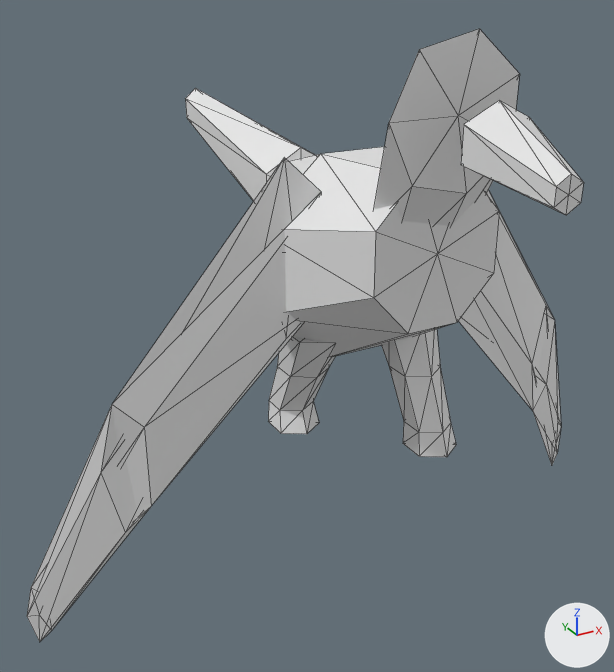
Renders of the OBJ model data/animals/sanhaco/walk/6.obj from each side of a commit.
Before and after are seen from a 50 mm lens placed at (-0.365, -0.569, 0.532), pointed at (-0.027, 0.045, 0.225). Every picture has the same lights, and +X, +Y and +Z are marked at lower right. The first picture is the older version. Mesh edges are drawn as thin lines. Where no turn or scale is listed for an object, it has been applied to the vertices.

Names of what the first picture shows: 'sanhaco_walk_6'.
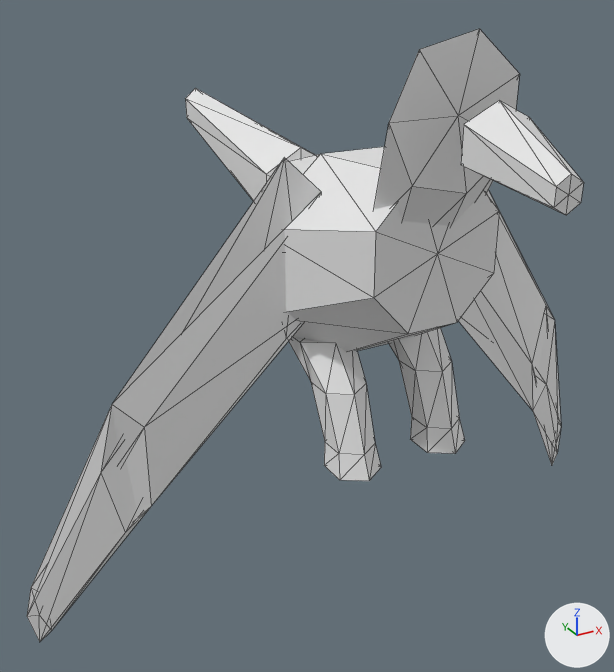
What the commit changed:
me_sanhaco_walk_6 has 156 vertices, 280 faces and spans x -0.3..0.299, y -0.224..0.306, z 0.0..0.493.
me_sanhaco_walk_6 is used by ob_sanhaco_walk_6; location (0.0, 0.0, 0.0).
me_sanhaco_walk_6 part 1: all 13 vertices in x -0.063..-0.023, y 0.016..0.068, z 0.143..0.163 are moved by (0.0, -0.103, 0.01).
me_sanhaco_walk_6 part 2: all 6 vertices in x -0.062..-0.024, y -0.001..0.047, z 0.208 are moved by (0.0, -0.061, 0.011).
me_sanhaco_walk_6 part 3: all 6 vertices in x 0.024..0.062, y -0.047..0.001, z 0.208 are moved by (0.0, -0.014, 0.011).
me_sanhaco_walk_6 part 4: all 13 vertices in x 0.023..0.063, y -0.076..-0.024, z 0.143..0.163 are moved by (0.0, -0.011, 0.01).

Where the change shows, as pixel boxes (x1, y1, x2, y2) in the pictures (614 x 672 px; the box of a moved part takes in the faces that stretch with it):
part 1 of me_sanhaco_walk_6, moved or reshaped: before (268, 401, 319, 434); after (324, 442, 381, 481)
part 2 of me_sanhaco_walk_6, moved or reshaped: before (269, 337, 335, 411); after (289, 337, 375, 455)
part 3 of me_sanhaco_walk_6, moved or reshaped: before (382, 329, 451, 433); after (389, 328, 459, 429)
part 4 of me_sanhaco_walk_6, moved or reshaped: before (403, 422, 456, 457); after (410, 417, 465, 454)
